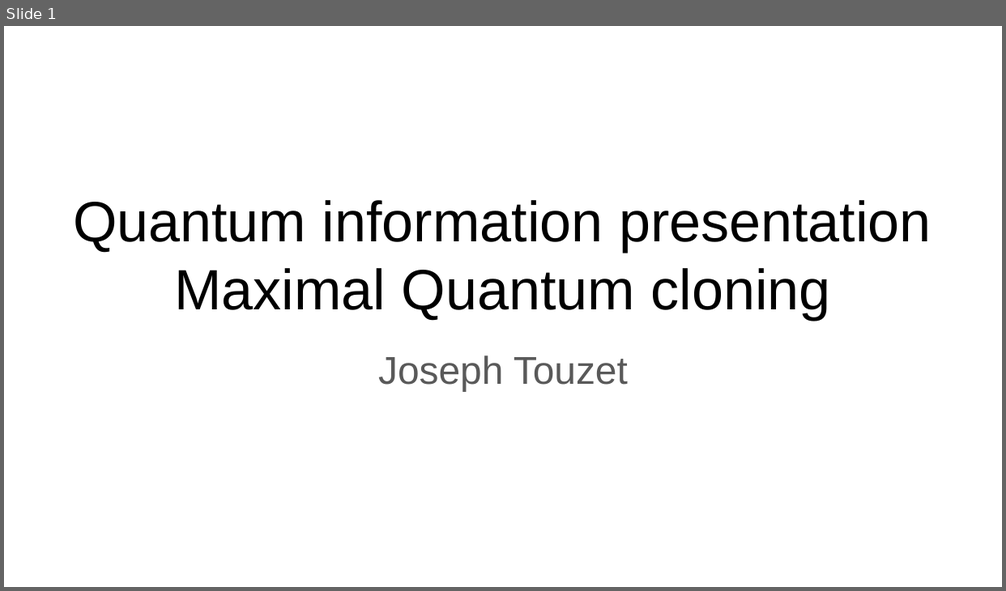
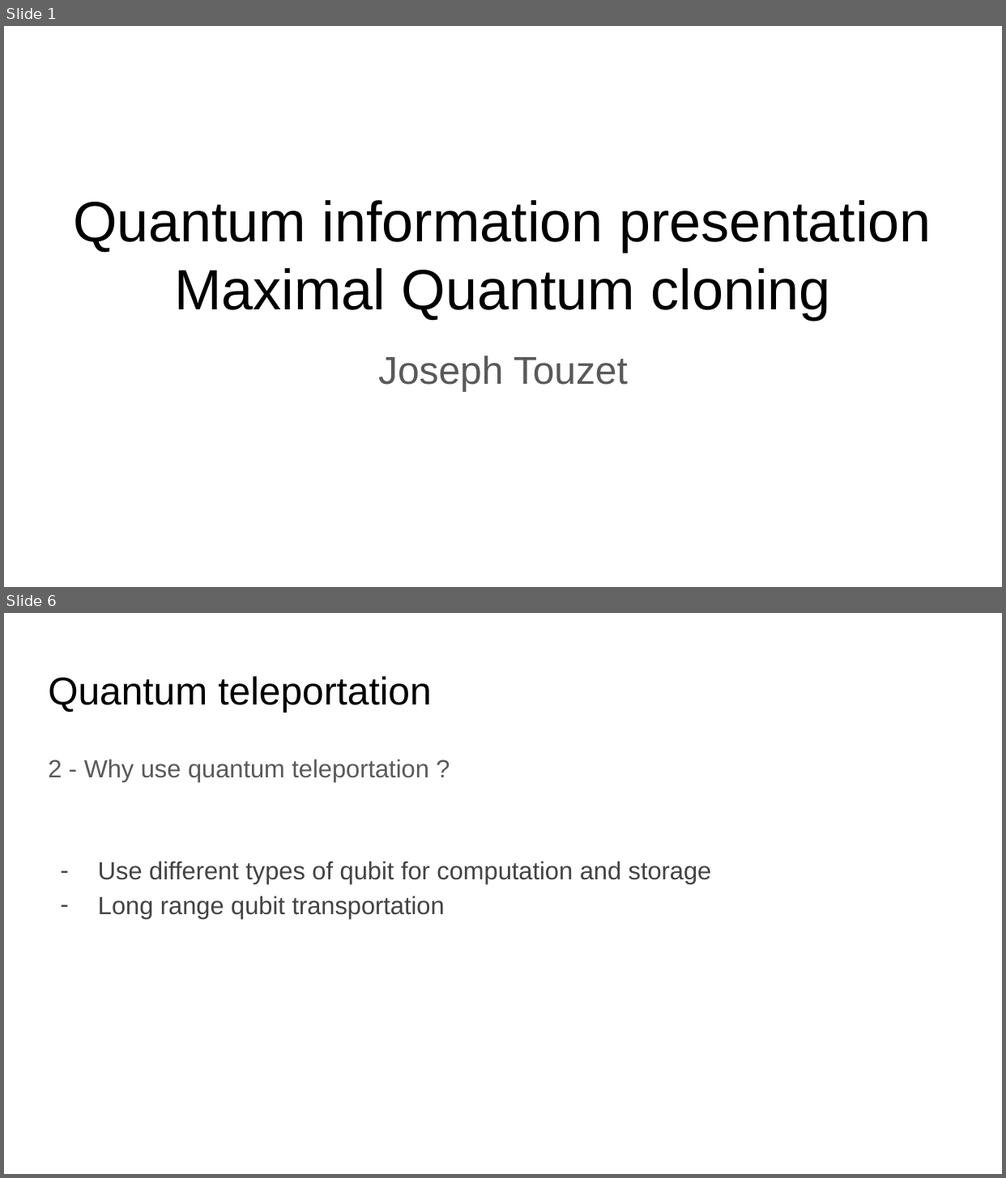
Before and after one commit to jolatechno/cours-ENS, a slide deck: cours/M2/info_quantique/presentation/presentation_quantum_information.odp. Shown one above the other, each under a label of ours: slide 1 before the commit, slides 1 and 6 after it; the slides between them are not shown. The pictures are 1006x591 and 1006x1178 pixels, drawn with LibreOffice and Linux fonts; fonts in the diff are those of the drawing. Boxes give left, top, right and bottom in pixels: in the first picture for what was removed or moved away, otherwise in the second. Text is boxed around its words. In the diff, an @@ line names an element or a change of style, - is before the commit and + after.

```diff
--- a/cours/M2/info_quantique/presentation/presentation_quantum_information.odp
+++ b/cours/M2/info_quantique/presentation/presentation_quantum_information.odp
@@ slide 6 added at (4,613,1002,1174), background #FFFFFF @@
@@ title added at (48,676,431,712), 28 pt, text #000000 @@
+Quantum teleportation
@@ text added at (48,759,712,919), 18 pt, text #434343 @@
+2 - Why use quantum teleportation ?
+– Use different types of qubit for computation and storage
+– Long range qubit transportation
```
Also in this commit, not shown: 12 other slides added, 2 slides removed, 5 other files.
